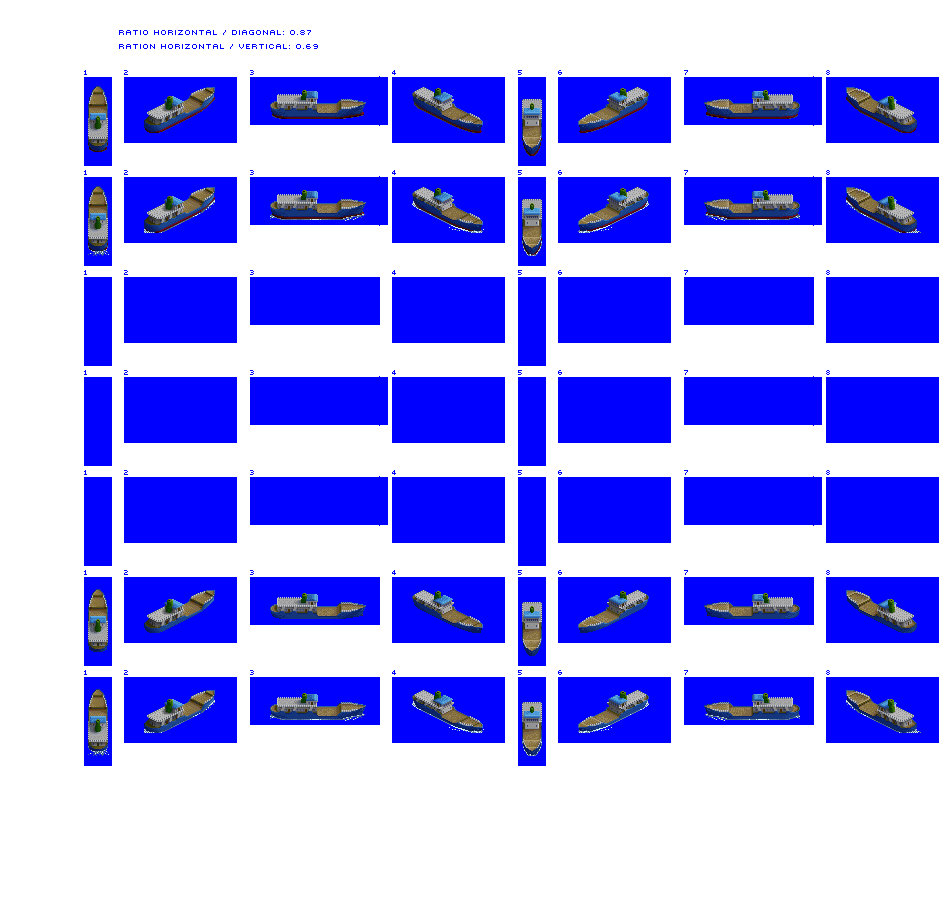
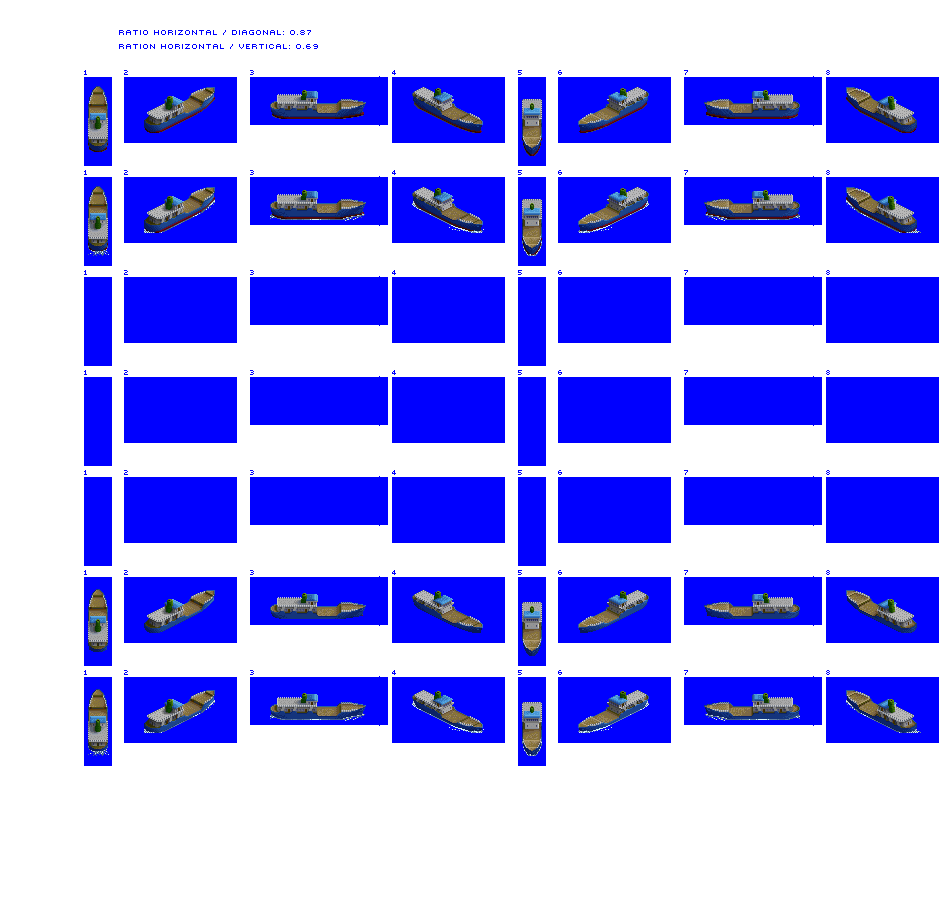
Before/after of a (950, 900) layered artwork. What changed in the layer stack:
painted on "blue bg" over [379, 276, 822, 726]
